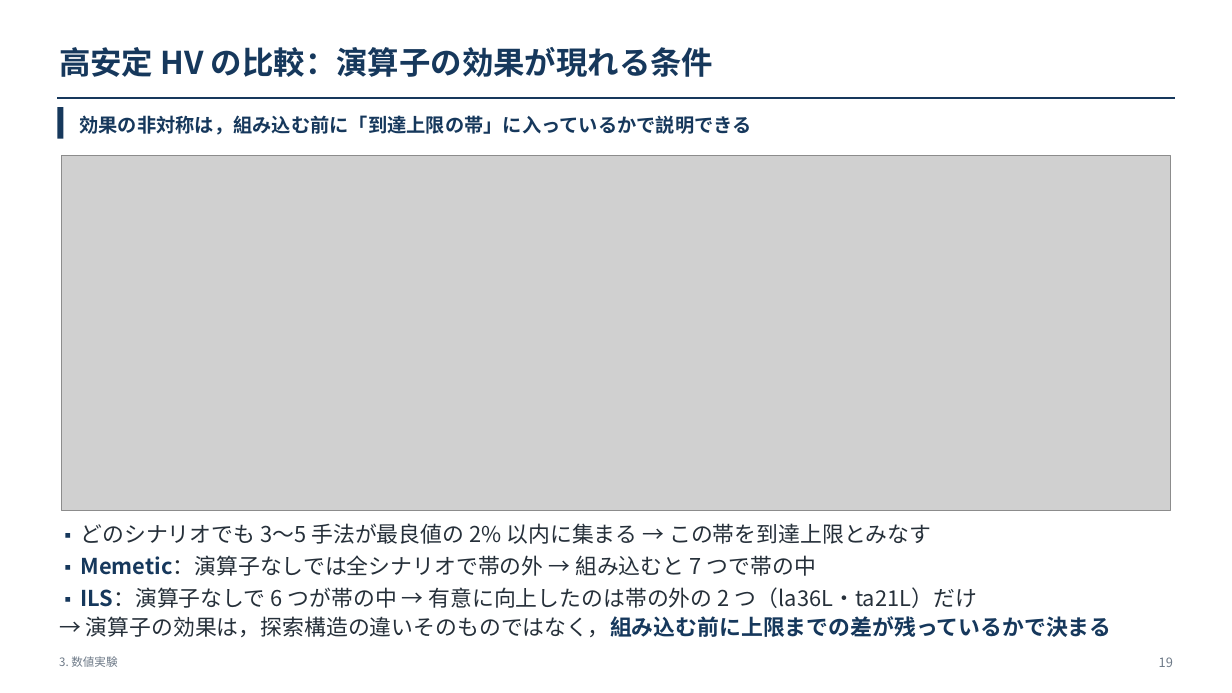
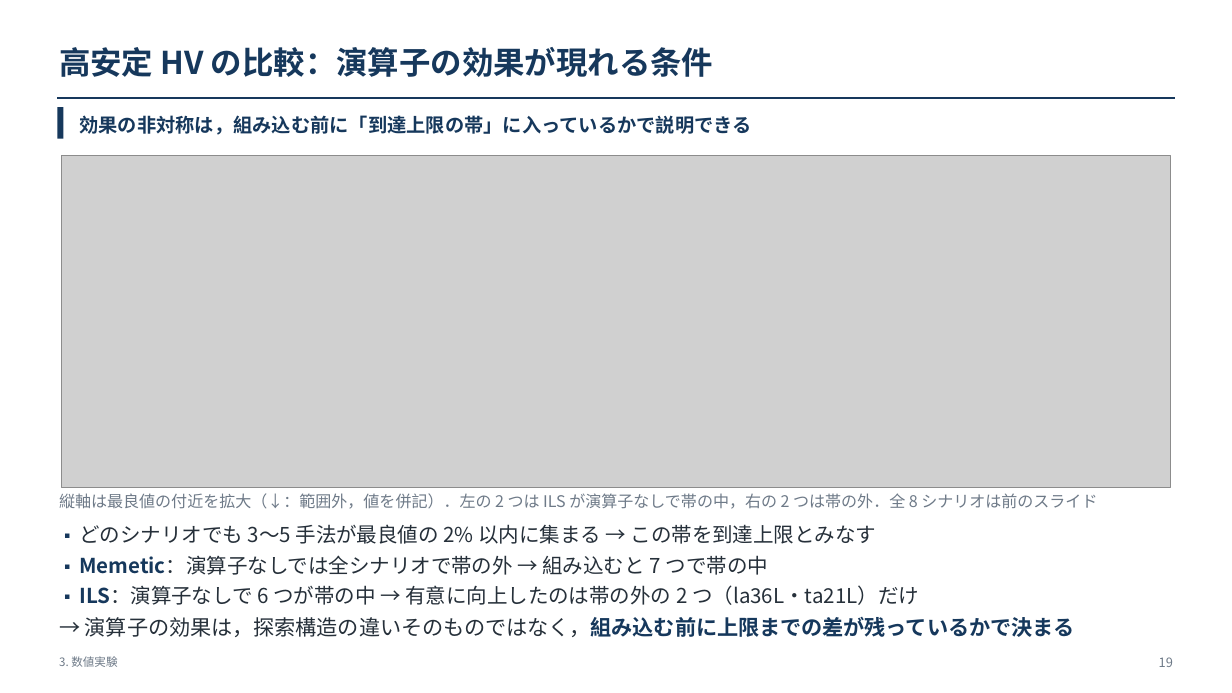
Before and after one commit to kitotakumi/stability_scheduling, a slide deck: slide 19 of doc/presentation_materials/JIMA2026fall_発表.pptx. Drawn at 1232x693 pixels with LibreOffice and Linux fonts; fonts in the diff are those of the drawing; grey boxes stand for pictures. Boxes give left, top, right and bottom in pixels: in the first picture for what was removed or moved away, otherwise in the second. Text is boxed around its words. In the diff, an @@ line names an element or a change of style, - is before the commit and + after.

```diff
--- a/doc/presentation_materials/JIMA2026fall_発表.pptx
+++ b/doc/presentation_materials/JIMA2026fall_発表.pptx
@@ picture: place and size @@
-picture at <box>62,155,1171,511</box>
+picture at <box>62,155,1171,488</box>
@@ text added at <box>59,493,1097,509</box>, 12.5 pt, text #6E7A88 @@
+縦軸は最良値の付近を拡大（↓：範囲外，値を併記）．左の 2 つは ILS が演算子なしで帯の中，右の 2 つは帯の外．全 8 シナリオは前のスライド
@@ text "▪ どのシナリオでも 3〜5 手法が最良値の 2% ..." at <box>79,524,919,605</box>: size 13.6 to 12.8 pt in "▪", "▪", "▪"; size 17 to 16 pt @@
@@ text "→ 演算子の効果は，探索構造の違いそのものではなく，組み込む前に上限までの差が残っているかで決まる" at <box>85,617,1075,637</box>: size 17 to 16.5 pt @@
```
Also in this commit, not shown: 4 other files.
